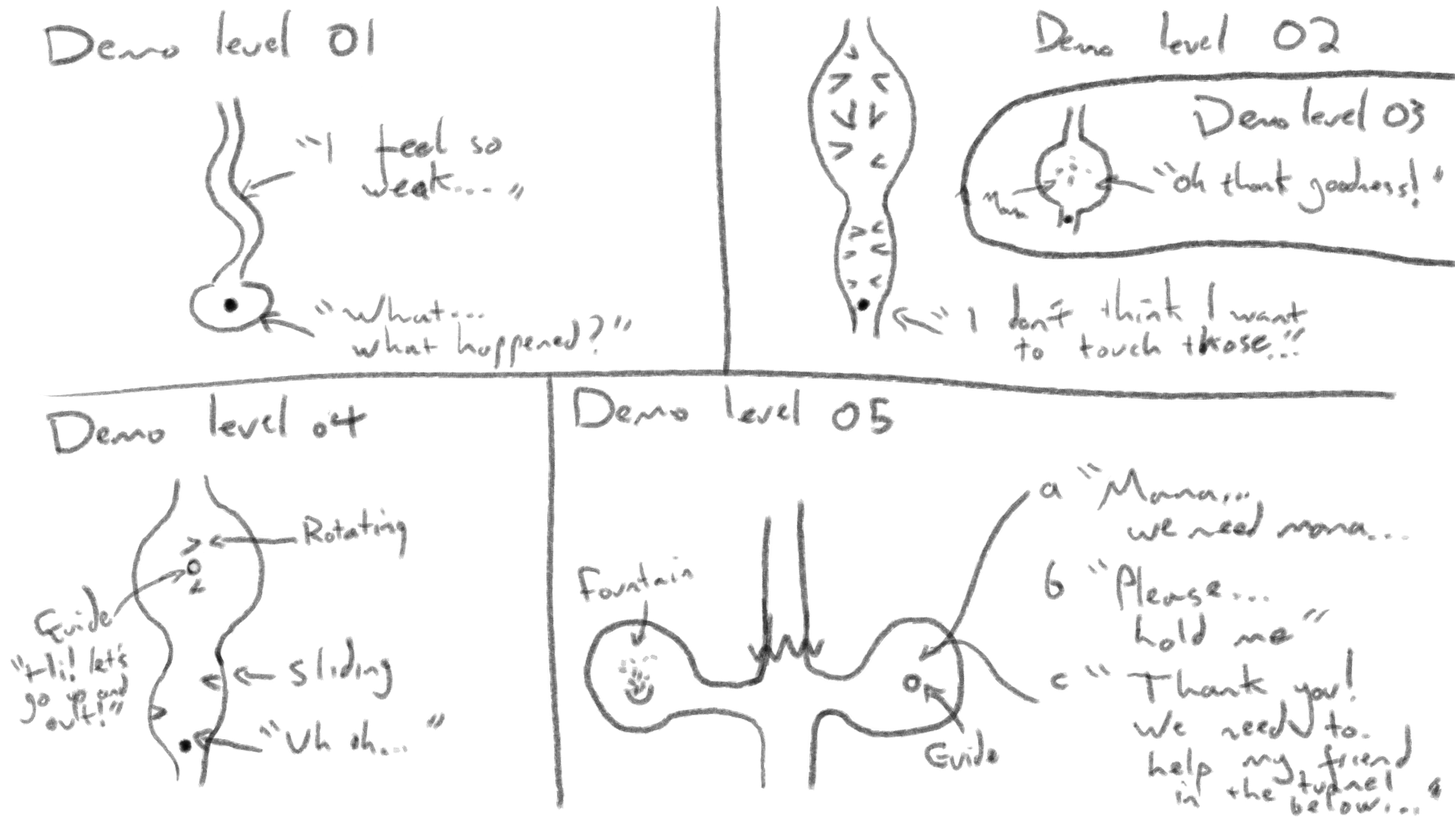
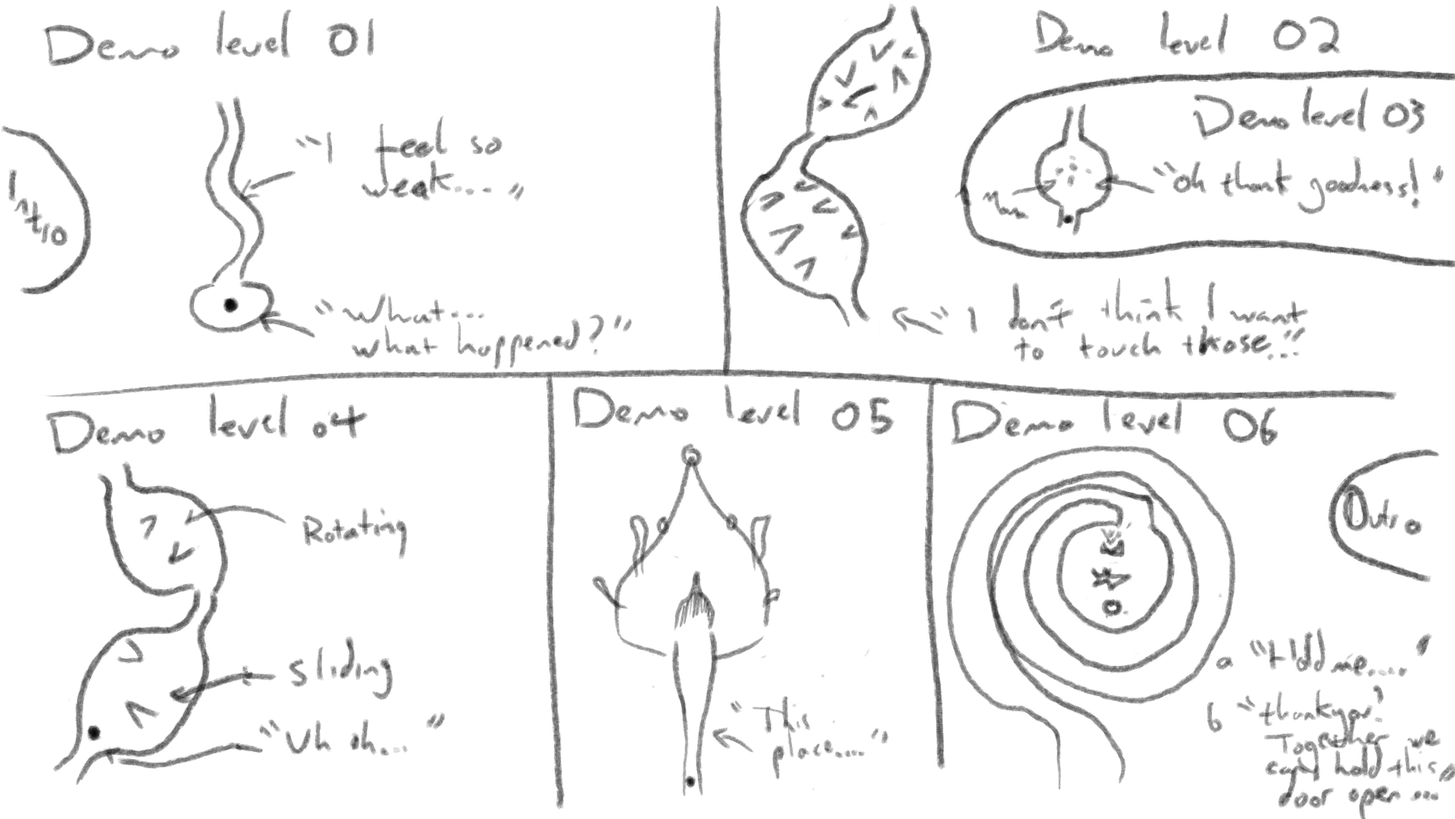
Layers edited between the first and the second 1455 × 819 image:
painted on "Paint Layer 1" over (0, 2, 1455, 819)
